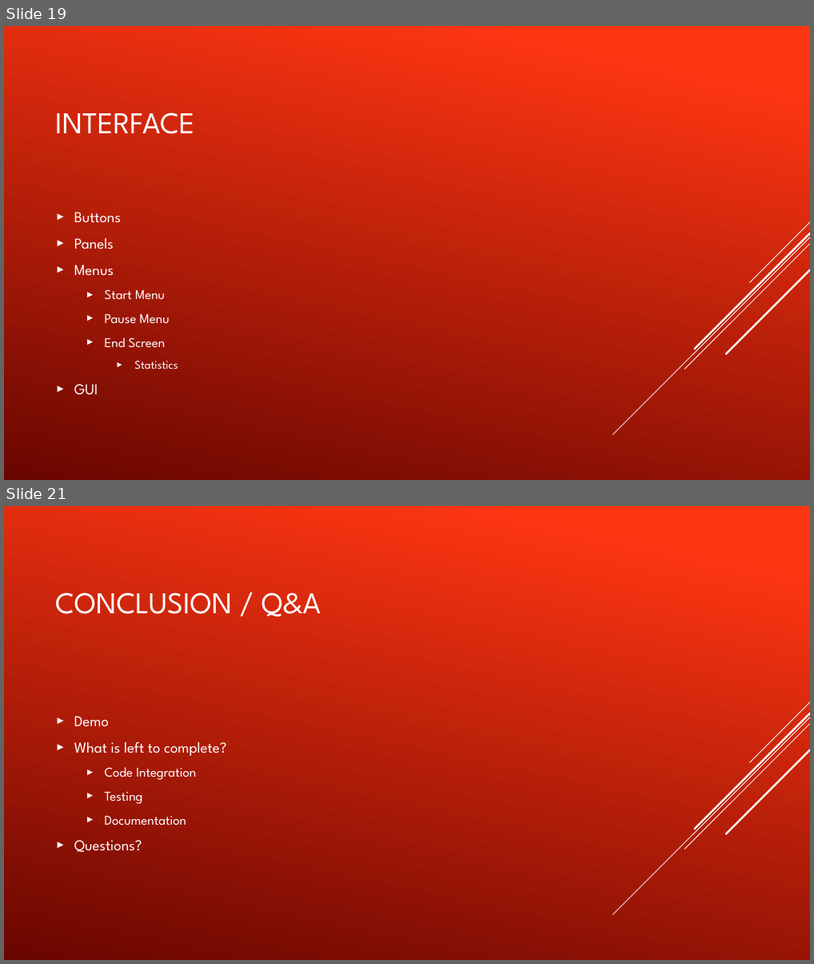
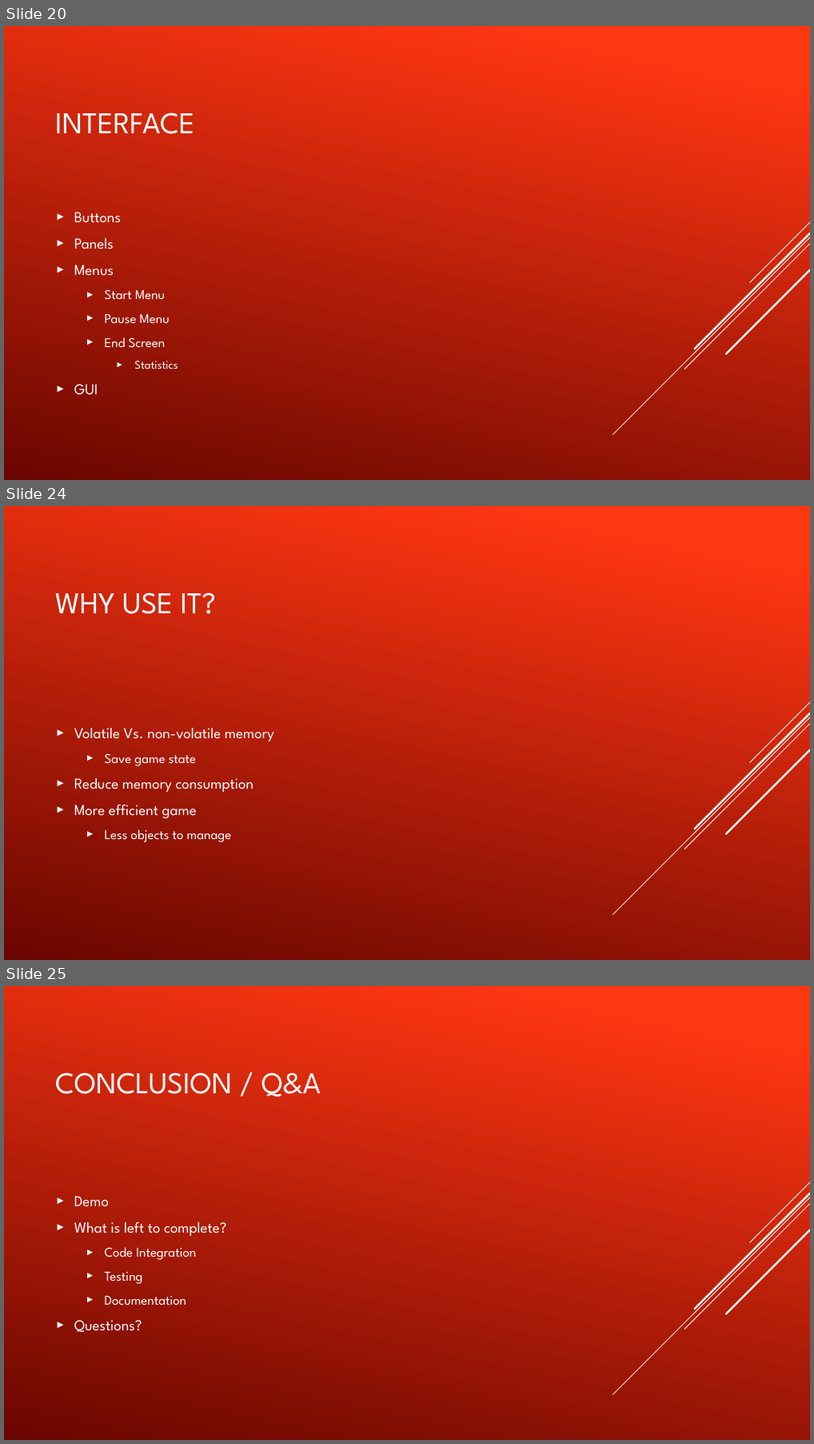
Before and after one commit to bullsfan127/AU_Capstone, a slide deck: CapstoneProject/Fat Joe’s nightmare.pptx. Shown one above the other, each under a label of ours: slides 19 and 21 before the commit, slides 20, 24 and 25 after it; the slides between them are not shown. The pictures are 814x964 and 814x1444 pixels, drawn with LibreOffice and Linux fonts; fonts in the diff are those of the drawing. Boxes give left, top, right and bottom in pixels: in the first picture for what was removed or moved away, otherwise in the second. Text is boxed around its words. In the diff, an @@ line names an element or a change of style, - is before the commit and + after.

```diff
--- a/CapstoneProject/Fat Joe’s nightmare.pptx
+++ b/CapstoneProject/Fat Joe’s nightmare.pptx
@@ slide 24 added at [4, 506, 810, 960], background gradient #FF3712 to #6A0600; not listed: 5 template elements that a slide beside it also shows @@
@@ title added at [55, 592, 216, 614], 36 pt, text #FFFFFF @@
+WHY USE IT?
@@ text added at [74, 728, 274, 842], 18 pt, text #FFFFFF @@
+► Volatile Vs. non-volatile memory
+  ► Save game state
+► Reduce memory consumption
+► More efficient game
+  ► Less objects to manage
@@ what was slide 19 is now slide 20 @@
@@ what was slide 21 is now slide 25 @@
```
Also in this commit, not shown: 2 slides changed, 3 other slides added.
